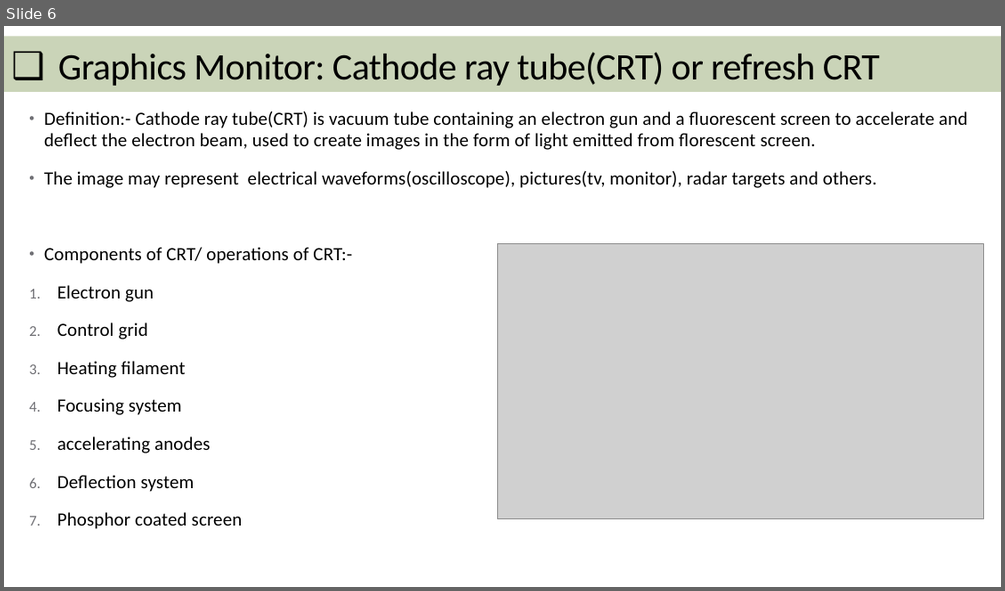
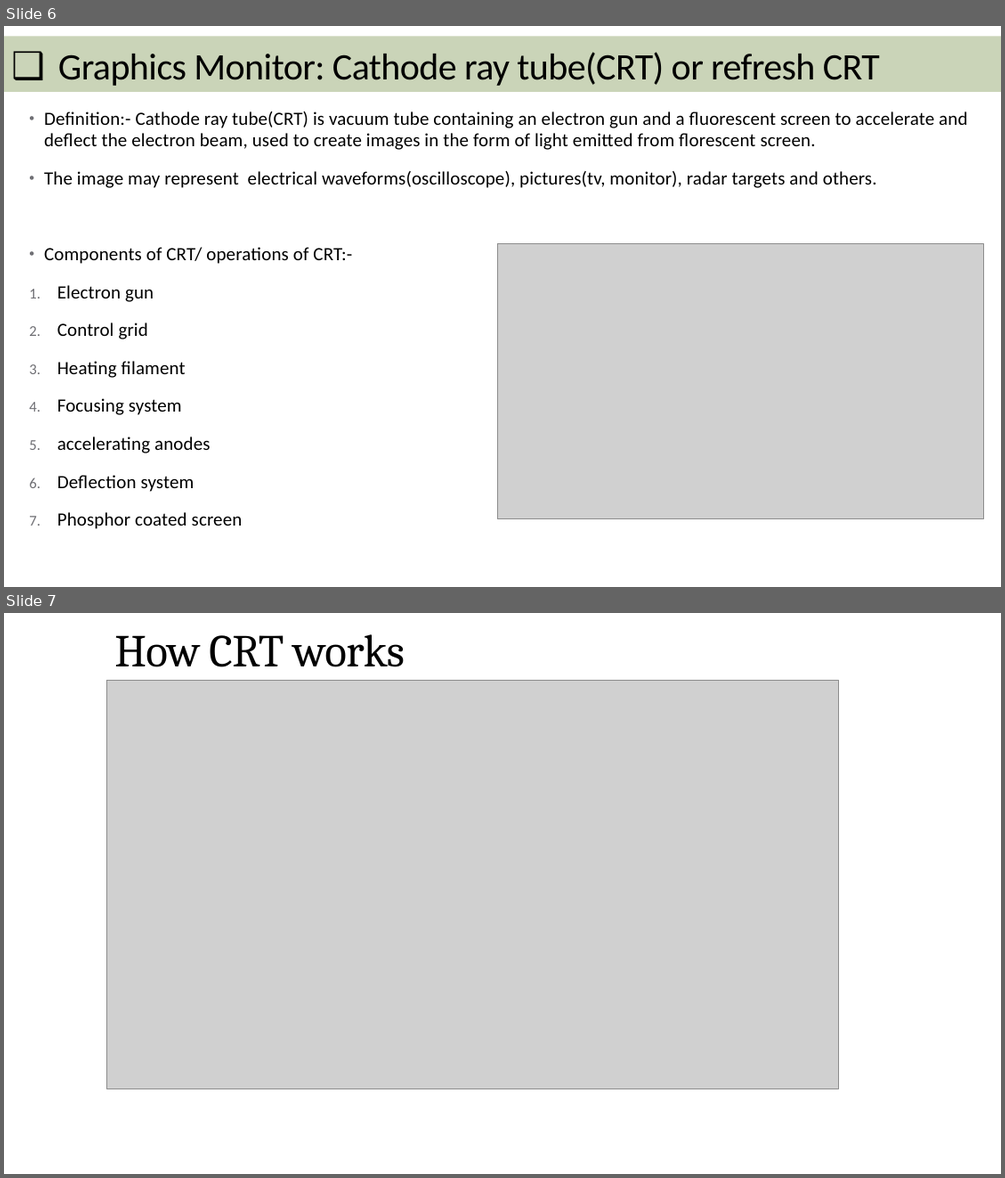
Before and after one commit to Syedshajib55/Computer-Graphics, a slide deck: 1. introduction to computer graphics.pptx. Shown one above the other, each under a label of ours: slide 6 before the commit, slides 6 and 7 after it. The pictures are 1005x591 and 1005x1178 pixels, drawn with LibreOffice and Linux fonts; fonts in the diff are those of the drawing; grey boxes stand for pictures. Boxes give left, top, right and bottom in pixels: in the first picture for what was removed or moved away, otherwise in the second. Text is boxed around its words. In the diff, an @@ line names an element or a change of style, - is before the commit and + after.

```diff
--- a/1. introduction to computer graphics.pptx
+++ b/1. introduction to computer graphics.pptx
@@ slide 7 added at [4, 613, 1001, 1174], background #FFFFFF @@
@@ title added at [114, 634, 404, 667], 44 pt, text #000000 @@
+How CRT works
@@ picture added at [107, 681, 839, 1088] @@
```
